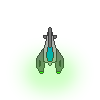
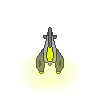
Layers edited between the first and the second 100px x 100px image:
added layer "Calque #1" (25%) above "Calque" over (14, 46, 85, 98)
hid "effectMAP" over (10, 41, 90, 100)
painted on "ship_1.png" over (40, 47, 60, 73)
